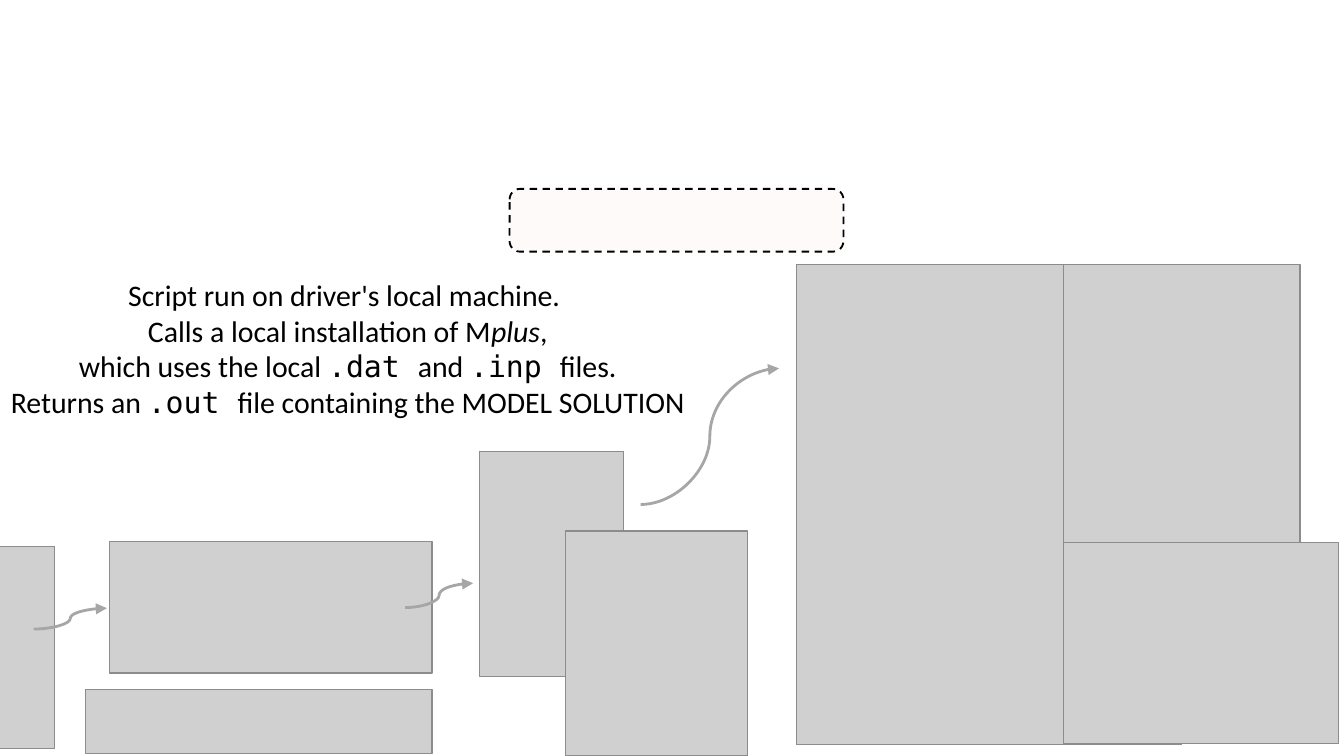
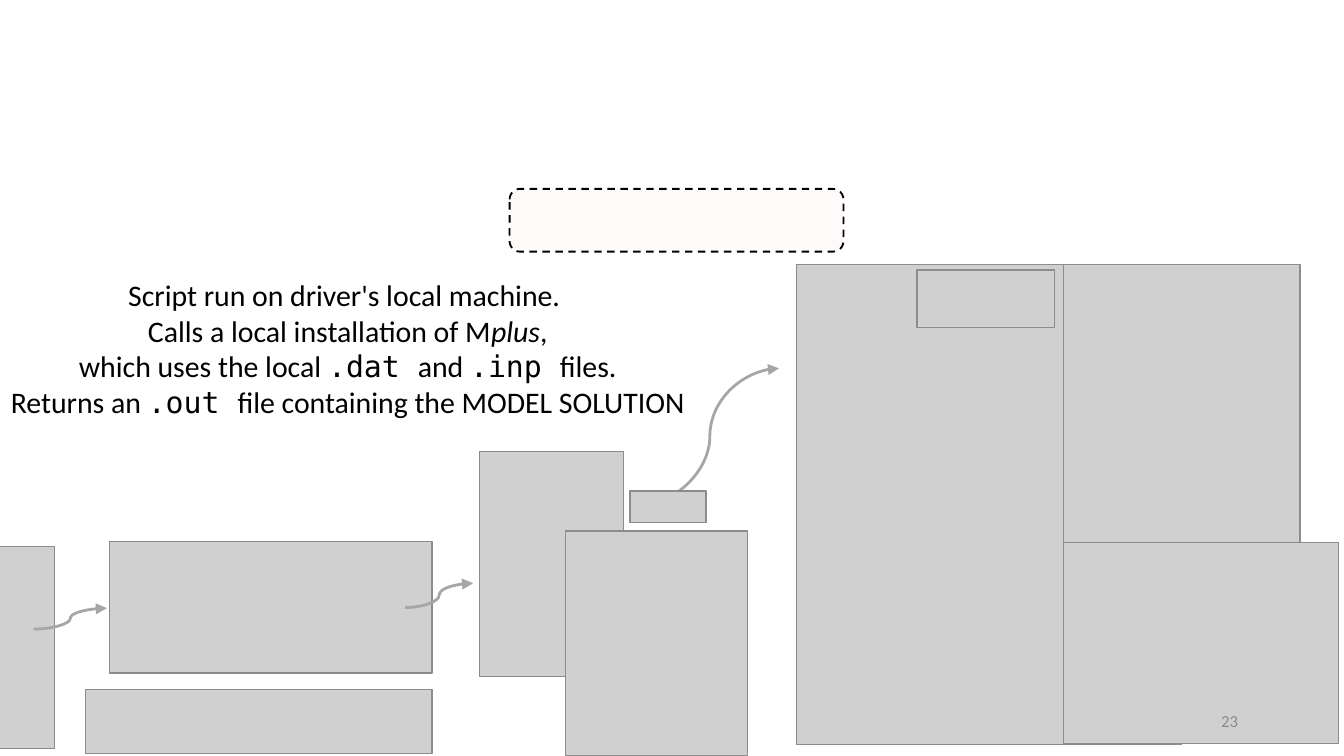
Before and after one commit to IALSA/IALSA-2015-Portland, a slide deck: slide 23 of pubs/2016-talks/2016-06-09-cpa/ppt/koval-etal-2016-06-10-cpa.pptx. Drawn at 1344x756 pixels with LibreOffice and Linux fonts; fonts in the diff are those of the drawing; grey boxes stand for pictures; background and template pictures are left out. Boxes give left, top, right and bottom in pixels: in the first picture for what was removed or moved away, otherwise in the second. Text is boxed around its words. In the diff, an @@ line names an element or a change of style, - is before the commit and + after.

```diff
--- a/pubs/2016-talks/2016-06-09-cpa/ppt/koval-etal-2016-06-10-cpa.pptx
+++ b/pubs/2016-talks/2016-06-09-cpa/ppt/koval-etal-2016-06-10-cpa.pptx
@@ picture added at (917, 270, 1054, 328) @@
@@ picture added at (630, 491, 707, 523) @@
@@ page number added at (1221, 716, 1238, 727), 9 pt, text #8C8C8C @@
+23
```
Also in this commit, not shown: 32 other slides changed.
